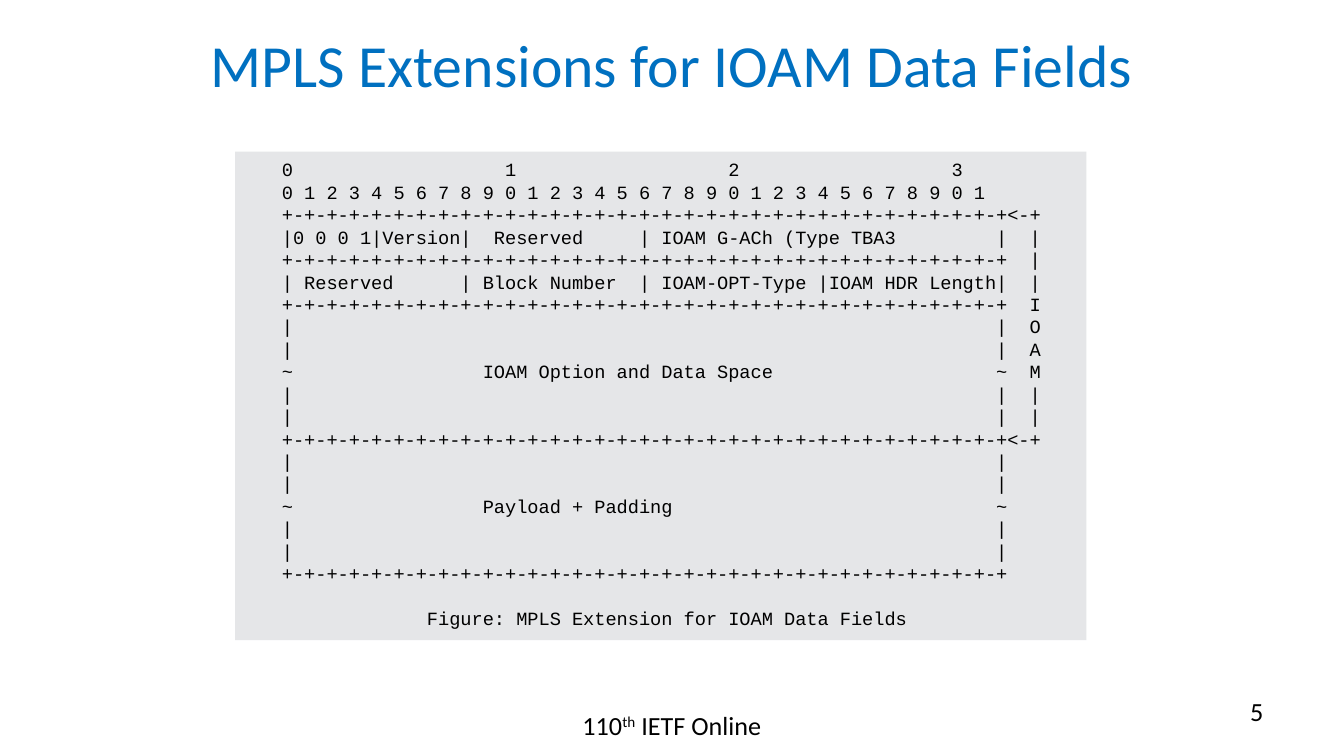
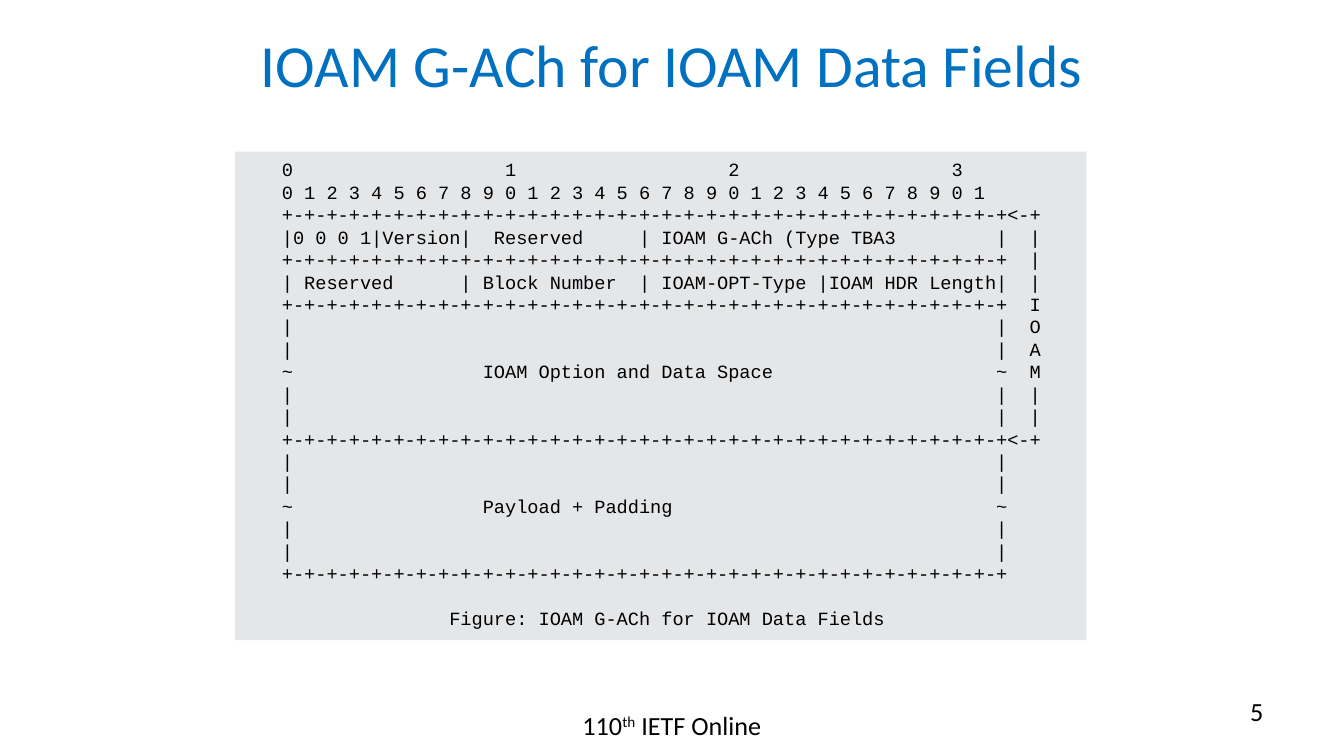
Before and after one commit to rakgandhi/ietf-slides, a slide deck: slide 5 of draft-gandhi-mpls-ioam-sr-05.pptx. Drawn at 1344x756 pixels with LibreOffice and Linux fonts; fonts in the diff are those of the drawing. Boxes give left, top, right and bottom in pixels: in the first picture for what was removed or moved away, otherwise in the second. Text is boxed around its words. In the diff, an @@ line names an element or a change of style, - is before the commit and + after.

```diff
--- a/draft-gandhi-mpls-ioam-sr-05.pptx
+++ b/draft-gandhi-mpls-ioam-sr-05.pptx
@@ title at [261, 45, 1082, 88]: text changed @@
-MPLS Extensions for IOAM Data Fields
+IOAM G-ACh for IOAM Data Fields
@@ text in rectangle at [449, 612, 885, 629]: text changed @@
-Figure: MPLS Extension for IOAM Data Fields
+Figure: IOAM G-ACh for IOAM Data Fields
```
Also in this commit, not shown: 1 other slide changed, 1 other file.
